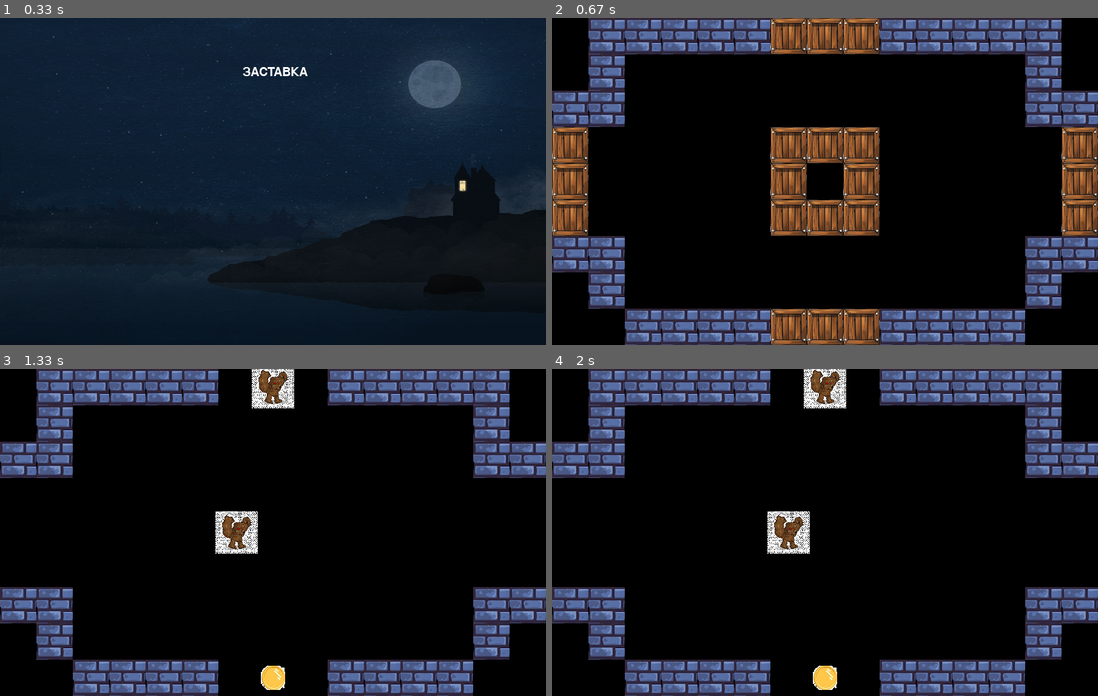
Above: before the commit, frames 1-4 (two rows, left to right).
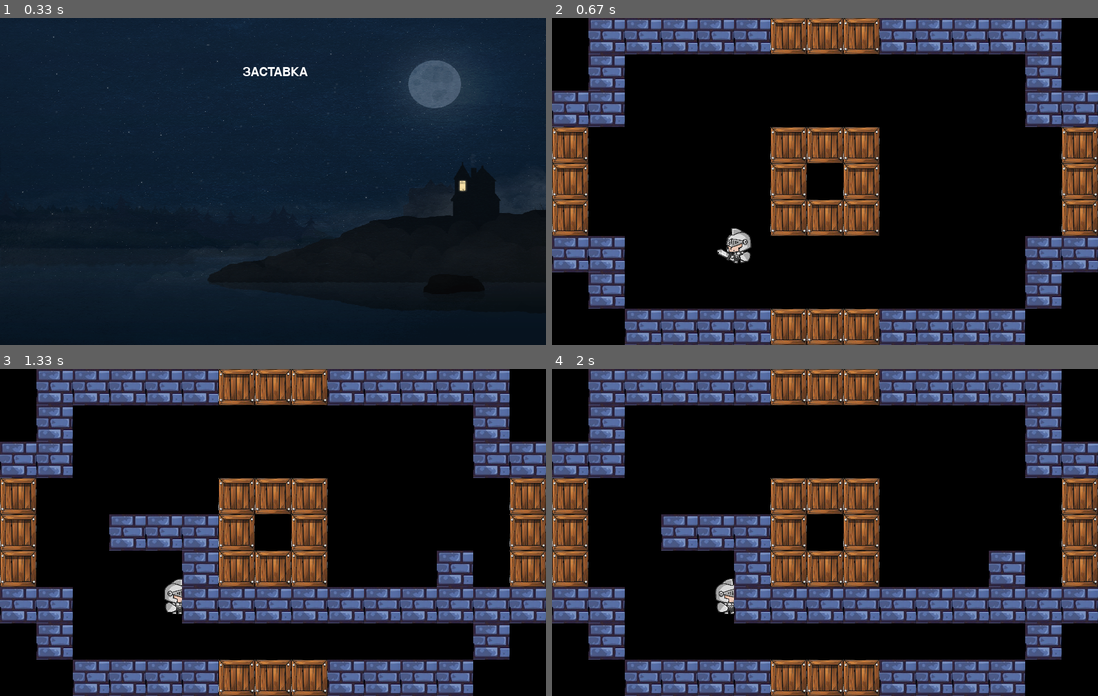
Above: after the commit, the same moments.

Repository: IRNXY/Right-project
Game: pygame game, started from work.py
Two runs of this game, one before a commit and one after it. Both use one fixed random seed, a clock stepped at 60 frames per second and the inputs below.
Inputs (mouse positions are in pixels of both pictures, inside the frame that each line leads up to):
- Up to frame 1 (0.33 s): no input
- Up to frame 2 (0.67 s): click (825, 181) at 0.38 s
- Up to frame 3 (1.33 s): tap Space at 0.67, 1.07 s; hold Q from 1 s (still down); hold D from 1 s (still down)
- Up to frame 4 (2 s): tap Space at 1.37, 1.57, 1.87 s; release Q at 1.47 s; release D at 1.47 s; hold Q 1.5-1.97 s; hold D 1.5-1.97 s

Frame 1 is identical in both runs. In frame 2, 0.4% of the frame differs, in the area x 30-37%, y 64-76%; in frame 3, 24%; in frame 4, 24%, in the area x 0-100%, y 0-100%.

Commit message:
new functions: Player Shortest_way

Diff:
--- a/Map.py
+++ b/Map.py
@@ -1,5 +1,7 @@
 import os
 from config import *
+from pygame_init import *
+from Player import Player
 
 # # размер карты в символах
 # MAP_X = 15
@@ -157,7 +159,7 @@
         # self.start_screen()
         self.open_file(file_name)
         self.sprites_map()
-
+        self.sprite_player(5, 7)
 
 
     # отрисовка спрайтов на карте
@@ -168,28 +170,42 @@
                 if self.string[y + MAP_Y * self.room_y][
                     x + MAP_X * self.room_x] == '#':
                     # предаём координаты объекта с учётом сдвига по комнатам
-                    wall = Wall(ZOOM * x, ZOOM * y)
+                    self.wall = Wall(ZOOM * x, ZOOM * y)
                     # добовляем объект Wall к списку спрайтов стен
-                    wall_sprites.add(wall)
+                    wall_sprites.add(self.wall)
                     # добовляем объект Wall к общему списку всех спрайтов
-                    all_sprites.add(wall)
+                    all_sprites.add(self.wall)
 
                 if self.string[y + MAP_Y * self.room_y][
                     x + MAP_X * self.room_x] == '&':
                     # предаём координаты объекта с учётом сдвига по комнатам
-                    box = Box(ZOOM * x, ZOOM * y)
+                    self.box = Box(ZOOM * x, ZOOM * y)
                     # добовляем объект Box к списку спрайтов стен
-                    box_sprites.add(box)
+                    box_sprites.add(self.box)
                     # добовляем объект Box к общему списку всех спрайтов
-                    all_sprites.add(box)
+                    all_sprites.add(self.box)
+
+                if self.string[y + MAP_Y * self.room_y][
+                    x + MAP_X * self.room_x] == 'x':
+                    self.enemy = Move_Enemy(y + MAP_Y * self.room_y,
+                                            x + MAP_X * self.room_x)
+                    all_sprites.add(self.enemy)
+                    mobs_sprites.add(self.enemy)
+
 
                 # if self.string[y + MAP_Y * self.room_y][
                 #     x + MAP_X * self.room_x] == '@':
-                #     Play_plaer(y + MAP_Y * self.room_y, x + MAP_X * self.room_x)
-
-                # if self.string[y + MAP_Y * self.room_y][
-                #     x + MAP_X * self.room_x] == 'x':
-                #     Move_Enemy(y + MAP_Y * self.room_y, x + MAP_X * self.room_x)
+                #     self.plaer = Play_plaer(y + MAP_Y * self.room_y, x + MAP_X * self.room_x)
+                #     all_sprites.add(self.plaer)
+
+    def sprite_player(self, x, y):
+        player = Player(x, y)
+        all_sprites.add(player)
+
+
+    def cord_pl(self):
+        return self.plaer
+
 
     # читаем файл с txt картой
     def open_file(self, filename):
--- a/Player.py
+++ b/Player.py
@@ -1,115 +1,90 @@
+import pygame
+import random
 from config import *
+import os
+#
+# WIDTH = 480
+# HEIGHT = 600
+# FPS = 60
 
-class Play_plaer(pygame.sprite.Sprite):
-    def __init__(self):
-        super().__init__(all_sprites)
+# Задаем цвета
+WHITE = (255, 255, 255)
+BLACK = (0, 0, 0)
+RED = (255, 0, 0)
+GREEN = (0, 255, 0)
+BLUE = (0, 0, 255)
+YELLOW = (255, 255, 0)
 
-        # self.image = load_image(picture_name)
-        # self.rect = self.image.get_rect()
-        # вычисляем маску для эффективного сравнения
-        # self.mask = pygame.mask.from_surface(self.image)
-        # self.rect.x = 500
-        # self.rect.y = 500
+# # Создаем игру и окно
+# pygame.init()
+# pygame.mixer.init()
+# screen = pygame.display.set_mode((WIDTH, HEIGHT))
+# clock = pygame.time.Clock()
+#
 
-        self.counter = 20
-        self.life_count = 5
-        self.speed = 1
-        self.counter_at = 10
-        self.x = 500
-        self.y = 400
-        self.way_at = "left"
-        self.way_c_go = None
-        self.clock = pygame.time.Clock()
-        self.image = pygame.Surface((20, 20),
-                                    pygame.SRCALPHA, 32)
-        pygame.draw.circle(self.image, pygame.Color("red"),
-                           (10, 10), 10)
-        self.rect = pygame.Rect(self.x, self.y, 10, 10)
 
-    def attack(self):
-        # проверяется в каком направлении (self.way_at) последний раз двигался игрок
-        if self.way_at == "right":
-            for i in self.vrag_pos:
-                if self.x + 50 >= i[0] and self.x <= i[0] and self.y - 50 <= i[1] and self.y + 50 >= i[1]:
-                    self.vrag_pos[0][-1] -= 1
+class Player(pygame.sprite.Sprite):
+    def __init__(self, x, y):
+        pygame.sprite.Sprite.__init__(self)
+        game_folder = os.path.dirname(__file__)
+        self.img_folder = os.path.join(game_folder, 'img')
+        self.images = [[], []]
+        self.picture_frame = 8
+        self.direction_frame = 0
+        # загружаем картинки
+        for i in range(9):
+            filenameL = '2D_KNIGHT__Attack_L_00{}.png'.format(i)
+            filenameR = '2D_KNIGHT__Attack_R_00{}.png'.format(i)
+            self.images[0].append(pygame.image.load(os.path.join(self.img_folder, filenameL)).convert())
+            self.images[1].append(pygame.image.load(os.path.join(self.img_folder, filenameR)).convert())
 
-        elif self.way_at == "left":
-            for i in self.vrag_pos:
-                if self.x - 50 <= i[0] and self.x >= i[0] and self.y - 50 <= i[1] and self.y + 50 >= i[1]:
-                    self.vrag_pos[0][-1] -= 1
+        self.image = self.images[self.direction_frame][self.picture_frame]
+        self.image = pygame.transform.scale(self.image, (80, 80))
+        self.image.set_colorkey(pygame.Color('white'))
+        # self.image = pygame.Surface((50, 40))
+        # self.image.fill(GREEN)
+        self.rect = self.image.get_rect()
+        self.rect.centerx = x * ZOOM
+        self.rect.bottom = y * ZOOM
+        # self.rect.centerx = x * ZOOM + ZOOM // 2
+        # self.rect.bottom = y * ZOOM + ZOOM // 2
+        self.speedx = 0
+        self.speedy = 0
+        self.direction = 'left'
 
-        elif self.way_at == "up":
-            for i in self.vrag_pos:
-                if self.x + 50 >= i[0] and self.y - 50 <= i[1] and self.x - 50 <= i[0] and self.y >= i[1]:
-                    self.vrag_pos[0][-1] -= 1
 
-        elif self.way_at == "down":
-            for i in self.vrag_pos:
-                if self.x + 50 >= i[0] and self.y + 50 >= i[1] and self.x - 50 <= i[0] and self.y <= i[1]:
-                    self.vrag_pos[0][-1] -= 1
+    def update(self):
+        if self.picture_frame < 8:
+            self.picture_frame += 1
+            self.image = self.images[self.direction_frame][self.picture_frame]
+            self.image = pygame.transform.scale(self.image, (80, 80))
 
-    def update(self, vrag_pos):
-        # все данные о враге
-        # [x, y, скорость, жизни]
-        self.vrag_pos = vrag_pos
+        self.speedx = 0
+        self.speedy = 0
+        keyboard = pygame.key.get_pressed()
+        if keyboard[pygame.K_a]:
+            self.direction_frame = 0
+            self.image = self.images[self.direction_frame][self.picture_frame]
+            self.image = pygame.transform.scale(self.image, (80, 80))
+            self.speedx = -2
+        if keyboard[pygame.K_d]:
+            self.direction_frame = 1
+            self.image = self.images[self.direction_frame][self.picture_frame]
+            self.image = pygame.transform.scale(self.image, (80, 80))
+            self.speedx = 2
+        if keyboard[pygame.K_s]:
+            self.speedy = 2
+        if keyboard[pygame.K_w]:
+            self.speedy = -2
+        self.rect.x += self.speedx
+        self.rect.y += self.speedy
+
+        hits = pygame.sprite.spritecollide(self, wall_sprites, False)
+        hits2 = pygame.sprite.spritecollide(self, box_sprites, False)
+        if hits or hits2:
+            self.rect.x -= self.speedx
+            self.rect.y -= self.speedy
 
         keyboard = pygame.key.get_pressed()
-
-        if keyboard[pygame.K_a]:
-            self.way_at = "left"
-            if self.x == 0:
-                self.x = 1009
-            else:
-                self.x -= self.speed
-                self.rect = self.rect.move(-1, 0)
-                if pygame.sprite.spritecollideany(self, wall_sprites):
-                    self.rect = self.rect.move(1, 0)
-
-        if keyboard[pygame.K_d]:
-            self.way_at = "right"
-            if self.x == 1010:
-                self.x = 1
-            else:
-                self.x += self.speed
-                self.rect = self.rect.move(11, 0)
-                if pygame.sprite.spritecollideany(self, wall_sprites):
-                    self.rect = self.rect.move(-11, 0)
-                else:
-                    self.rect = self.rect.move(-10, 0)
-
-        if keyboard[pygame.K_w]:
-            self.way_at = "up"
-            if self.y == 0:
-                self.y = 709
-            else:
-                self.y -= self.speed
-                self.rect = self.rect.move(0, -1)
-                if pygame.sprite.spritecollideany(self, wall_sprites):
-                    self.rect = self.rect.move(0, 1)
-
-        if keyboard[pygame.K_s]:
-            self.way_at = "down"
-            if self.y == 710:
-                self.y = 1
-            else:
-                self.y += self.speed
-                self.rect = self.rect.move(0, 11)
-                if pygame.sprite.spritecollideany(self, wall_sprites):
-                    self.rect = self.rect.move(0, -11)
-                else:
-                    self.rect = self.rect.move(0, -10)
-
-        # вызывается функция атаки если нажат пробел
-        if keyboard[pygame.K_SPACE]:
-            # если счётчик self.counter_at больше или равен 10, тогда
-            # тогда вызывается self.attack()
-            if self.counter_at >= 10:
-                self.attack()
-                explosion_box.attak((self.rect.x, self.rect.y), self.way_at)
-                self.counter_at = 0
-        if self.counter_at < 10:
-            self.counter_at += 0.1
-
-        self.clock.tick(100)
-
-        return self.x, self.y, self.vrag_pos[0]
+        if keyboard[pygame.K_q]:
+            self.picture_frame = -1
--- a/Screen.py
+++ /dev/null
@@ -1,16 +0,0 @@
-class Scr_men(pygame.sprite.Sprite):
-    def __init__(self):
-        super().__init__(all_sprites)
-        self.image = pygame.Surface((20, 20),
-                                    pygame.SRCALPHA, 32)
-        pygame.draw.circle(self.image, pygame.Color("black"),
-                           (10, 10), 10)
-        self.rect = pygame.Rect(200, 50, 10, 10)
-
-    def update(self, life):
-        pygame.draw.circle(screen, (0, 0, 110), (900, 600), 40)
-
-        for i in range(1, 6):
-            if life == i:
-                for e in range(i):
-                    pygame.draw.circle(screen, (200, 0, 50), (770 + 25 * e, 60), 12)
--- /dev/null
+++ b/number_of_steps.py
@@ -0,0 +1,173 @@
+'''
+1. создаём функцию, расчитывающую кратчайший путь (shortest_way)
+функция выдаёт False/True и кратчайший путь до игрока по координатам
+2. функции мы передаём 2 значения:
+  координаты начальной клетки (start)
+  координаты конечной клетки (finish)
+3. создаём закрытый и открытый список
+ закрытый (close) - для помещения в него пройденных клеток
+ открытый (open) - клетки в которые можно пойти из текущих
+4. в функции находится цикл "while running"
+running имеет значение False:
+  если мы достигли игрока
+  если список open пустой (нам некуда ходить)
+5. на первой итерации задаём значения первой клетки
+  len_short_way = 0
+  all_way = 0
+  cell_value = 0
+  coords - кортеж с координатами клетки
+и добовляем их в словарь в списке close
+* all_way, len_short_way и cell_value = 0, т.к их значения не нужны
+
+5. проверим не стоим ли мы уже в клетке игрока
+ если да - выдаём кортеж, в котором True и список координат пути до игрока
+6. проверяем есть ли клетки в списке open. если нет - возращаем False и выходим
+* на первой итерации мы не проверяем открытый список (мы ещё не выбрали клетку)
+7. проверяем не является ли клетка в которую мы собираемся пойти препядствием
+ если да - игнорируем её
+8. проходимся по 4 соседним клеткам, вызывая метод cell, который принимает параметры
+  start - координаты начальной клетки
+  finish - координаты конечной клетки
+  previous_cell - координаты предыдущей клетки
+функция выдаёт следущие значения:
+  длинна кратчайшего пути от этой, до конечной клетки методом "Манхэттен" (функция manhattan_len)
+  длину уже пройденного пути от начальной клетки
+  вес клетки (сумма первых двух зеачений)
+9. далее, проходясь по клеткам, создаём в списках open и close словари и добовляем в него значения клетки
+ключами словария будут
+  len_short_way - длинна кратчайшего пути от этой, до конечной клетки методом "Манхэттен" (функция manhattan_len)
+  all_way - длина уже пройденного пути от начальной клетки
+  cell_value - вес клетки
+  coords - кортеж с координатами предыдущей клетки
+10. но, перед тем как добавить клетку в список, нужно проверить есть ли она уже там
+ если есть, то сравниваем их значения по ключу cell_value, выбираем минималное и заменяем
+'''
+from pygame_init import map_obj
+from  Map import Wall
+from config import *
+
+def get_cell_value(value):
+    return value['cell_value']
+
+class Shortest_way:
+    def __init__(self, start, finish):
+        self.start = start
+        self.finish = finish
+        # закрытый - для помещения в него пройденных клеток
+        self.close = {}
+        # открытый - клетки в которые можно пойти из текущих
+        self.open = {}
+        # если путь построен - True, иначе - False
+        self.error = False
+        # список с кортежами координат пути
+        self.way = []
+        # если мы в одной клетке с игроком - выходим
+        if self.start == self.finish:
+            return
+        start_flag = True
+        running = True
+        kk = 0
+        while running:
+            kk += 1
+            # проверяем первая ли итерация
+            if start_flag:
+                # задаём параметры начальной клетки
+                cell_with_min_weight = {'len_short_way': 0, 'passed_way': 0, 'cell_value': 0, 'current_coords': self.start, 'previous_coords': self.start}
+                self.close[self.start] = cell_with_min_weight
+                start_flag = False
+            else:
+                # проверяем пустой ли список
+                if len(self.open) == 0:
+                    return
+                # следущий ход делаем в клетку из списка self.open с минимальным значением
+                cell_with_min_weight = min(self.open.values(), key=lambda k: k['cell_value'])
+                # current_step_list - список из словаря (как next_step)
+                self.close_append(cell_with_min_weight)
+
+            x, y = cell_with_min_weight['current_coords']
+            if self.check_cell((x, y), (x, y + 1), cell_with_min_weight['passed_way']):
+                return
+
+            if self.check_cell((x, y), (x + 1, y), cell_with_min_weight['passed_way']):
+                return
+
+            if self.check_cell((x, y), (x, y - 1), cell_with_min_weight['passed_way']):
+                return
+
+            if self.check_cell((x, y), (x - 1, y), cell_with_min_weight['passed_way']):
+                return
+            # input()
+
+
+    def open_append(self, cell):
+        if cell['current_coords'] in self.close:
+            return
+        if cell['current_coords'] in self.open:
+            if cell['cell_value'] < self.open[cell['current_coords']][
+                'cell_value']:
+                # print(self.open[cell['current_coords']]['current_coords'])
+                # exit()
+                del self.open[cell['current_coords']]
+                self.open[cell['current_coords']] = cell
+        else:
+            self.open[cell['current_coords']] = cell
+
+    # добовляем в список close
+    def close_append(self, cell):
+        if cell['current_coords'] in self.close:
+            if cell['cell_value'] < self.close[cell['current_coords']][
+                'cell_value']:
+                del self.close[cell['current_coords']]
+                self.close[cell['current_coords']] = cell
+                del self.open[cell['current_coords']]
+        else:
+            self.close[cell['current_coords']] = cell
+            del self.open[cell['current_coords']]
+        return
+
+    # поиск кратчайшего расстояния по методу "Манхэттен"
+    def manhattan_len(self, current_coords):
+        x0, y0 = current_coords
+        x1, y1 = self.finish
+        return abs(x1 - x0) + abs(y1 - y0)
+
+
+
+
+    # проверяем находится ли игрок в клетке -> вызываем функцию для возврата пути
+    # прверяем находится ли в клетке стена/ящик -> выходим из функции
+    # расчитываем пареметры клетки
+    # проверяем есть ли она списке self.open
+    # если нет -> добовляем
+    # если есть -> добовляем клетку с наименьшим весом
+    def check_cell(self, previous_coords, current_coords, passed_way):
+        x, y = current_coords
+        if self.finish == current_coords:
+            # close_dict = {}
+            # for i in self.close:
+            #     close_dict[i['current_coords']] = i
+            i = previous_coords
+            # self.way.append(current_coords)
+            while i != self.start:
+                self.way.insert(0, i)
+                i = self.close[i]['previous_coords']
+                current_coords = i
+            return True
+
+
+        if map_obj.string[y][x] != '.':
+            return False
+
+        cell = {}
+        cell['len_short_way'] = self.manhattan_len(current_coords)
+        cell['passed_way'] = passed_way + 1
+        cell['cell_value'] = cell['len_short_way'] + cell['passed_way']
+        cell['previous_coords'] = previous_coords
+        cell['current_coords'] = current_coords
+        self.open_append(cell)
+        return False
+
+if __name__ == 'main':
+    start = (5, 5)
+    finish = (5, 7)
+    # print(shortest_way(start, finish))
--- a/pygame_init.py
+++ b/pygame_init.py
@@ -1,3 +1,4 @@
+import pygame
 from random import randint
 
 from config import *
@@ -8,11 +9,13 @@
 
 # импортируем файл с картой
 from Map import *
+map_obj = Map(file_name='1.txt', room_x=1, room_y=1)
 
-
+# from Menu import *
 
 # from Menu import *
 
 from Player import *
 from Enemy import *
+from number_of_steps import *
 # from Screen import *
--- a/work.py
+++ b/work.py
@@ -1,4 +1,5 @@
 from pygame_init import *
+from config import *
 
 FPS = 60
 
@@ -8,14 +9,21 @@
 pygame.display.set_caption("My Game")
 clock = pygame.time.Clock()
 pygame.display.flip()
+# pygame.mixer.music.load('возможно во время игры.ogg')
+# pygame.mixer.music.play()
 
 start = Start_screen()
 
-map_obj = Map(file_name='1.txt', room_x=1, room_y=1)
+
+# menu_obj = Menu()
+# all_sprites.add(menu_obj)
+
 
 # вызываем объект Map
 # Mapp = Map(file_name='1.txt', room_x=1, room_y=1)
 # Mapp.change_map(-20, 30)
+
+# a = mobs_sprites()
 
 running = True
 while running:
@@ -25,25 +33,36 @@
     for event in pygame.event.get():
         # проверка для закрытия окна
         keyboard = pygame.key.get_pressed()
-        #
+
         if keyboard[pygame.K_SPACE]:
-            for i in box_sprites:
-                explosion = Explosion(i.rect.center)
-                all_sprites.add(explosion)
-                i.kill()
-                surprise = randint(0, 90)
-                if surprise <= 10:
-                    coin = Coin(i.rect.center)
-                    coins_sprites.add(coin)
-                    coin.add(all_sprites)
-                elif 35 >= surprise < 20:
-                    spirit = Mob_Spirit(i.rect.center)
-                    mobs_sprites.add(spirit)
-                    all_sprites.add(spirit)
+            Way = Shortest_way((17, 13), (27, 13))
+            for i in Way.way:
+                # print(i)
+                x, y = i
+                wall = Wall(ZOOM * (x - 15), ZOOM * (y - 9))
+                # добовляем объект Wall к списку спрайтов стен
+                wall_sprites.add(wall)
+                # добовляем объект Wall к общему списку всех спрайтов
+                all_sprites.add(wall)
+
+        #     for i in box_sprites:
+        #         explosion = Explosion(i.rect.center)
+        #         all_sprites.add(explosion)
+        #         i.kill()
+        #         surprise = randint(0, 90)
+        #         if surprise <= 10:
+        #             coin = Coin(i.rect.center)
+        #             coins_sprites.add(coin)
+        #             coin.add(all_sprites)
+        #         elif 25 >= surprise < 20:
+        #             spirit = Mob_Spirit(i.rect.center)
+        #             # print(i.rect.center)
+        #             mobs_sprites.add(spirit)
+        #             all_sprites.add(spirit)
 
         if event.type == pygame.QUIT:
             running = False
-
+    # map_obj.enemy
     # Обновление
     all_sprites.update()
     # проверка не ударид ли игрок ящик
Binary file added: img/2D_KNIGHT__Attack_L_000.png
Binary file added: img/2D_KNIGHT__Attack_L_001.png
Binary file added: img/2D_KNIGHT__Attack_L_002.png
Binary file added: img/2D_KNIGHT__Attack_L_003.png
Binary file added: img/2D_KNIGHT__Attack_L_004.png
Binary file added: img/2D_KNIGHT__Attack_L_005.png
Binary file added: img/2D_KNIGHT__Attack_L_006.png
Binary file added: img/2D_KNIGHT__Attack_L_007.png
Binary file added: img/2D_KNIGHT__Attack_L_008.png
Binary file added: img/2D_KNIGHT__Attack_R_000.png
Binary file added: img/2D_KNIGHT__Attack_R_001.png
Binary file added: img/2D_KNIGHT__Attack_R_002.png
(and 10 more such lines)
